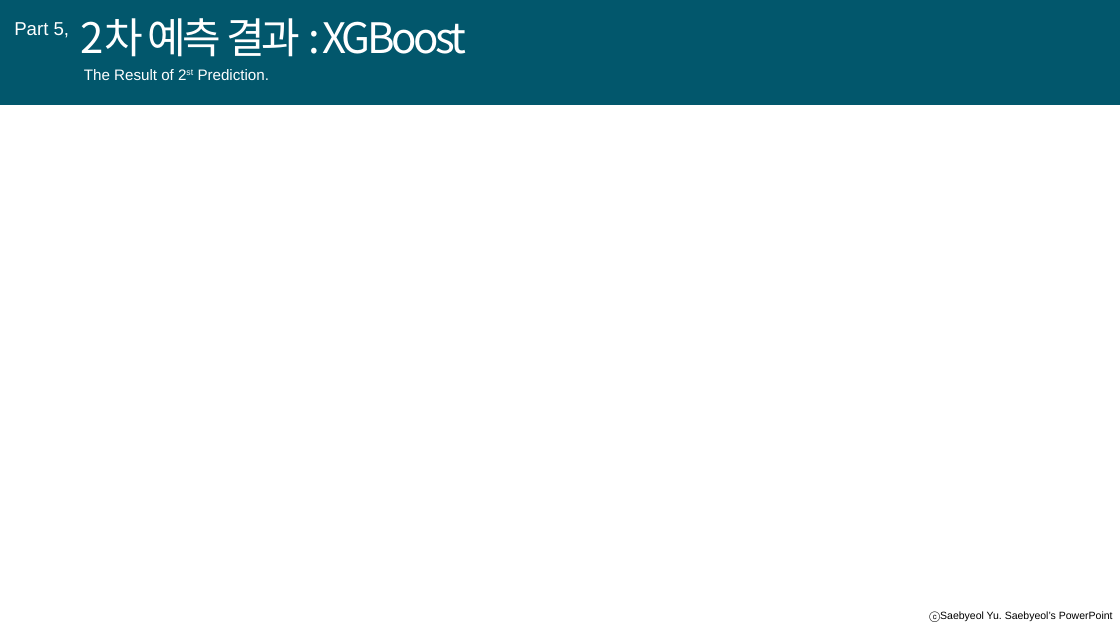
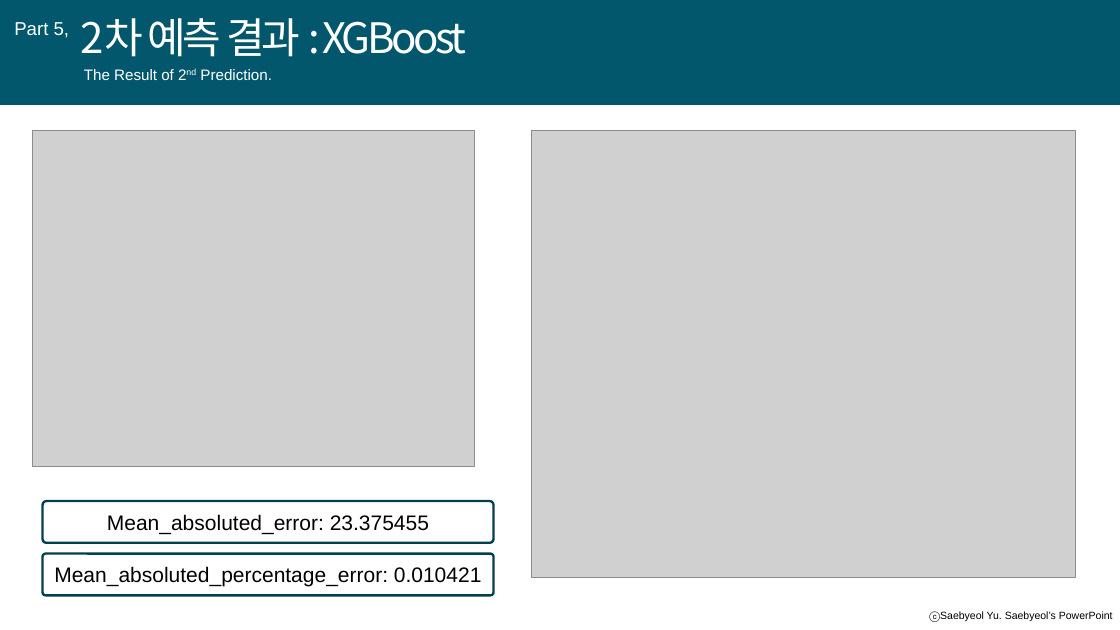
Before and after one commit to A-dongl/P3_kospi, a slide deck: slide 26 of 2차 발표자료.pptx (slide 22 before the commit). Drawn at 1120x630 pixels with LibreOffice and Linux fonts; fonts in the diff are those of the drawing; grey boxes stand for pictures. Boxes give left, top, right and bottom in pixels: in the first picture for what was removed or moved away, otherwise in the second. Text is boxed around its words. In the diff, an @@ line names an element or a change of style, - is before the commit and + after.

```diff
--- a/2차 발표자료.pptx
+++ b/2차 발표자료.pptx
@@ text at [84, 69, 271, 80]: text changed @@
-The Result of 2st Prediction.
+The Result of 2nd Prediction.
@@ picture added at [32, 130, 474, 466] @@
@@ picture added at [531, 130, 1075, 577] @@
@@ rounded rectangle added at [43, 502, 494, 544], outline #014050 2 pt, 18 pt, text #000000 @@
+Mean_absoluted_error: 23.375455
@@ rounded rectangle added at [43, 554, 494, 596], outline #014050 2 pt, 18 pt, text #000000 @@
+Mean_absoluted_percentage_error: 0.010421
```
Also in this commit, not shown: 10 other slides changed, 10 slides added, 11 slides removed, 1 other file.
